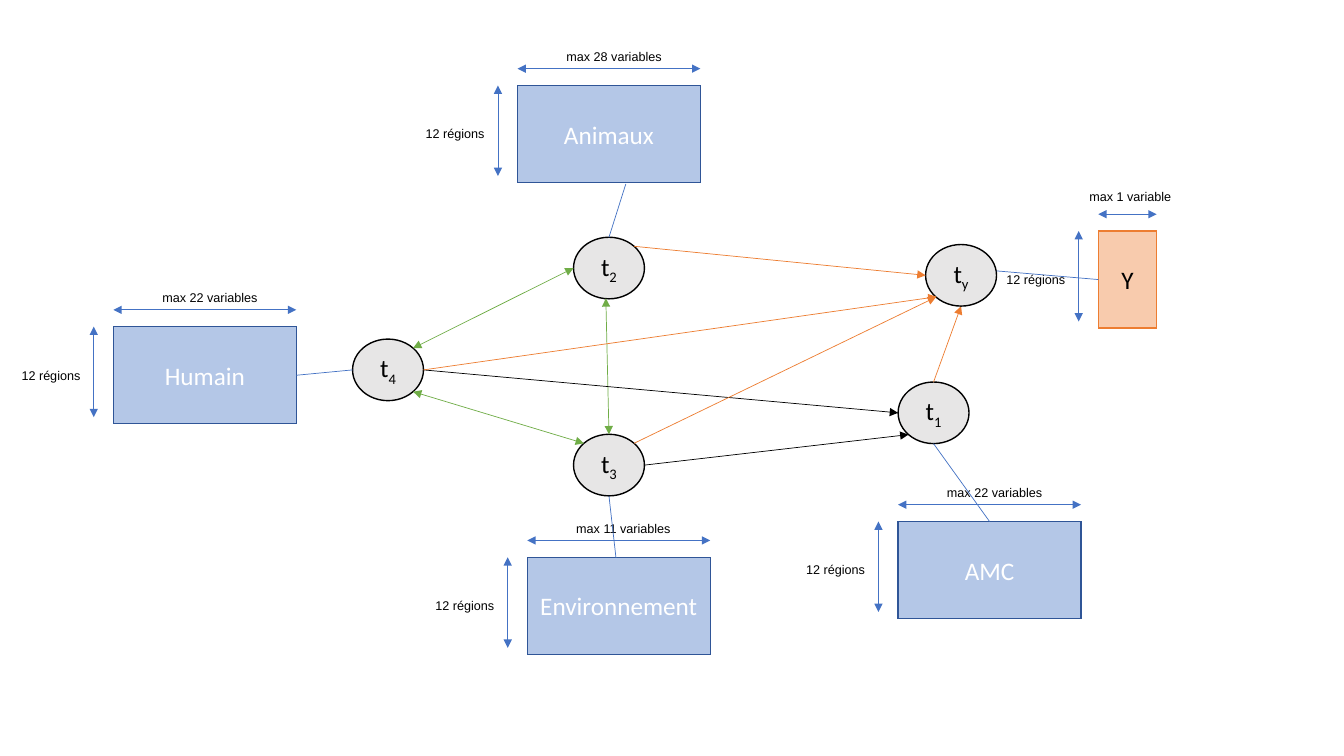
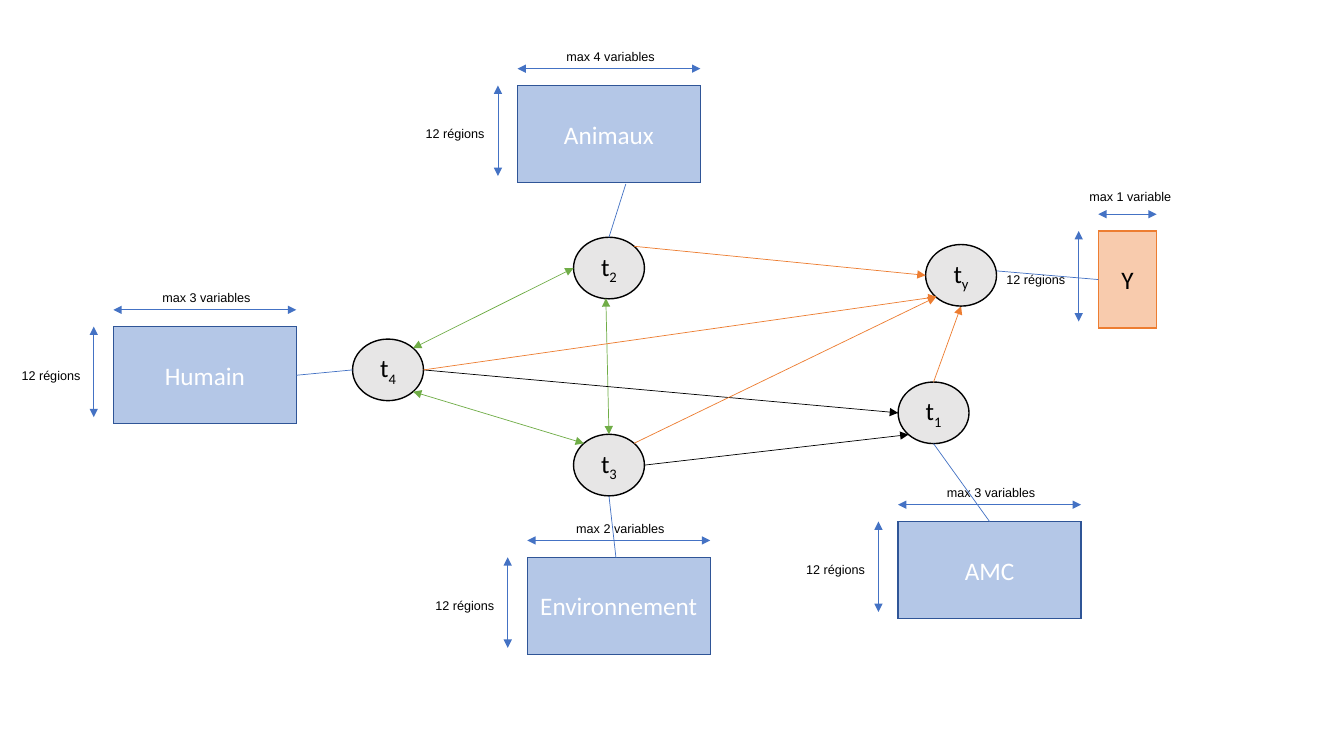
Before and after one commit to GMarTT/functional_study, a slide deck: slide 1 of update_relation_new_blocks.pptx. Drawn at 1344x756 pixels with LibreOffice and Linux fonts; fonts in the diff are those of the drawing. Boxes give left, top, right and bottom in pixels: in the first picture for what was removed or moved away, otherwise in the second. Text is boxed around its words. In the diff, an @@ line names an element or a change of style, - is before the commit and + after.

Commit message:
update script + diapo avec le bon nombre de variables

```diff
--- a/update_relation_new_blocks.pptx
+++ b/update_relation_new_blocks.pptx
@@ text at (566, 52, 654, 61): text changed @@
-max 28 variables
+max 4 variables
@@ text at (162, 293, 250, 302): text changed @@
-max 22 variables
+max 3 variables
@@ text at (947, 487, 1035, 497): text changed @@
-max 22 variables
+max 3 variables
@@ text at (576, 524, 664, 533): text changed @@
-max 11 variables
+max 2 variables
```
Also in this commit, not shown: 2 other files.
